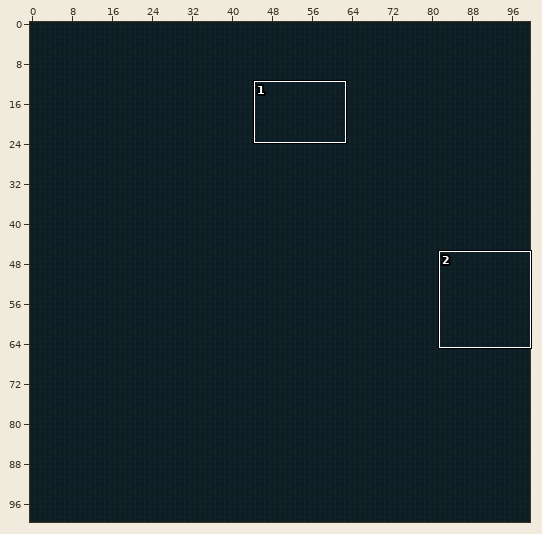
A Tiled map (JSON) gets an edit: LostAndDivine.ClientMonoGame/Content/Sectors/3_14.tmj. Above, an overview of the earlier version with the close-up marked.
Close-up. Before the commit:
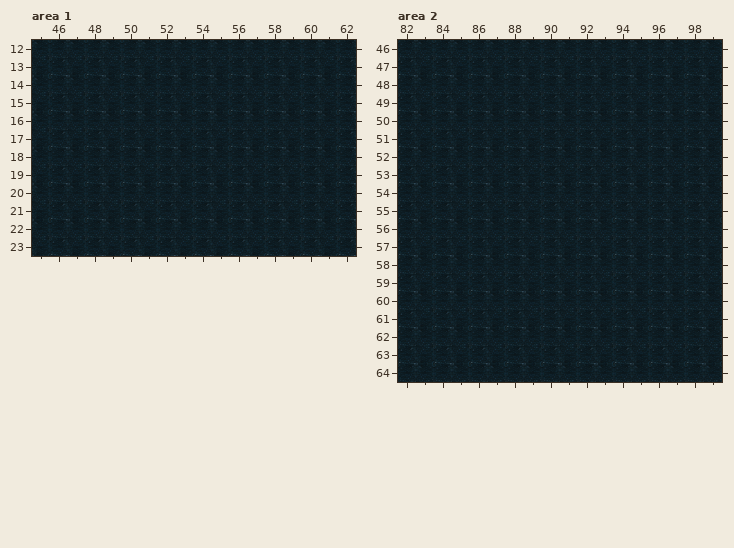
Cells are 64x64 px. Shown: area 1 x 45..62, y 12..23; area 2 x 82..99, y 46..64. The commit also changed other parts of the map, which this record leaves out.
The result:
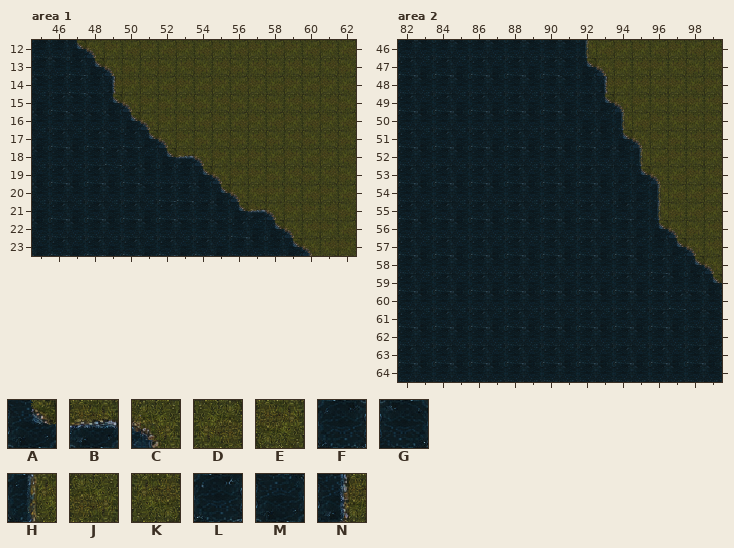
Key: from "World-Tilemap": A 40, B 69, C 71, D 91, E 92, F 99, G 100, H 101, J 121, K 122, L 129, M 130, N 131.
_ is an empty cell.
Tiles replaced or removed in this view: F, G, L, M.
Difference:
Changed rows in their new state; . is an unchanged cell.
Layer "Слой тайлов 1", area 1:
first column x 45:
12 F.ACEDEDEDEDEDEDED
13 FGLACJKJKJKJKJKJKJ
14 ..L.NEEDEDEDEDEDED
15 ..GGACEJKJKJKJKJKJ
16 ...G.ACEEDEDEDEDED
17 ....G.ACEJKJKJKJKJ
18 ....LGMABCEDEDEDED
19 ......GFFACEEJKJKJ
20 .......LLGACKEEDED
21 ........FFGABCEEKJ
22 ...........LMACKED
23 ...........FGFACKE
Layer "Слой тайлов 1", area 2:
first column x 91:
46 .HDEEDEDE
47 GACEKEKJK
48 ..NEKKEDE
49 .FACEKKEK
50 .MMHDEKEE
51 ..GACEJKE
52 ..FGHDEKE
53 ...MACDEK
54 ...MMHDDE
55 .....HJDE
56 ....MACJK
57 .....FACK
58 .....LMAC
59 ......GFA
60 ......LG.
61 .......FG
62 ........M
